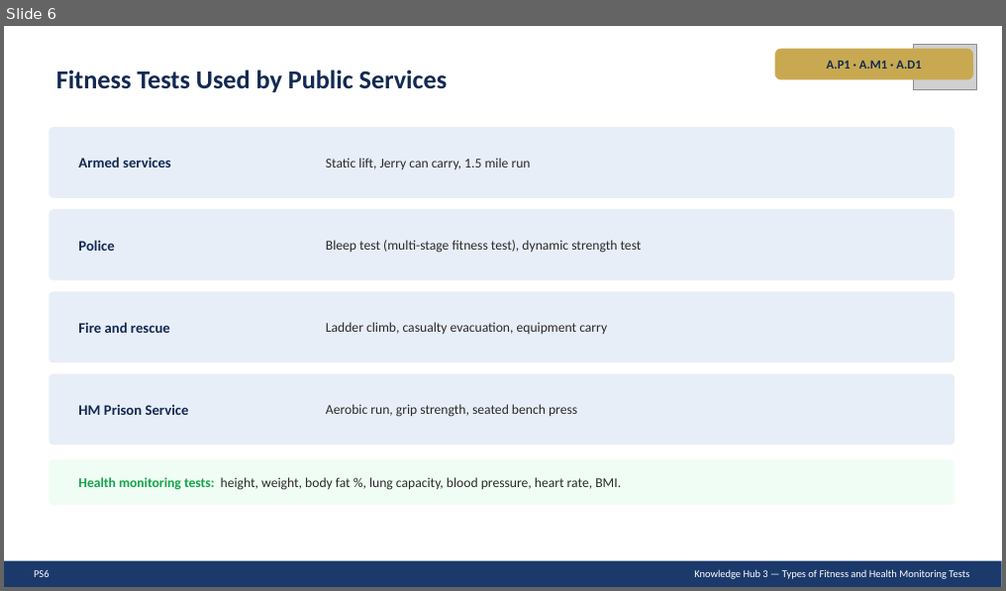
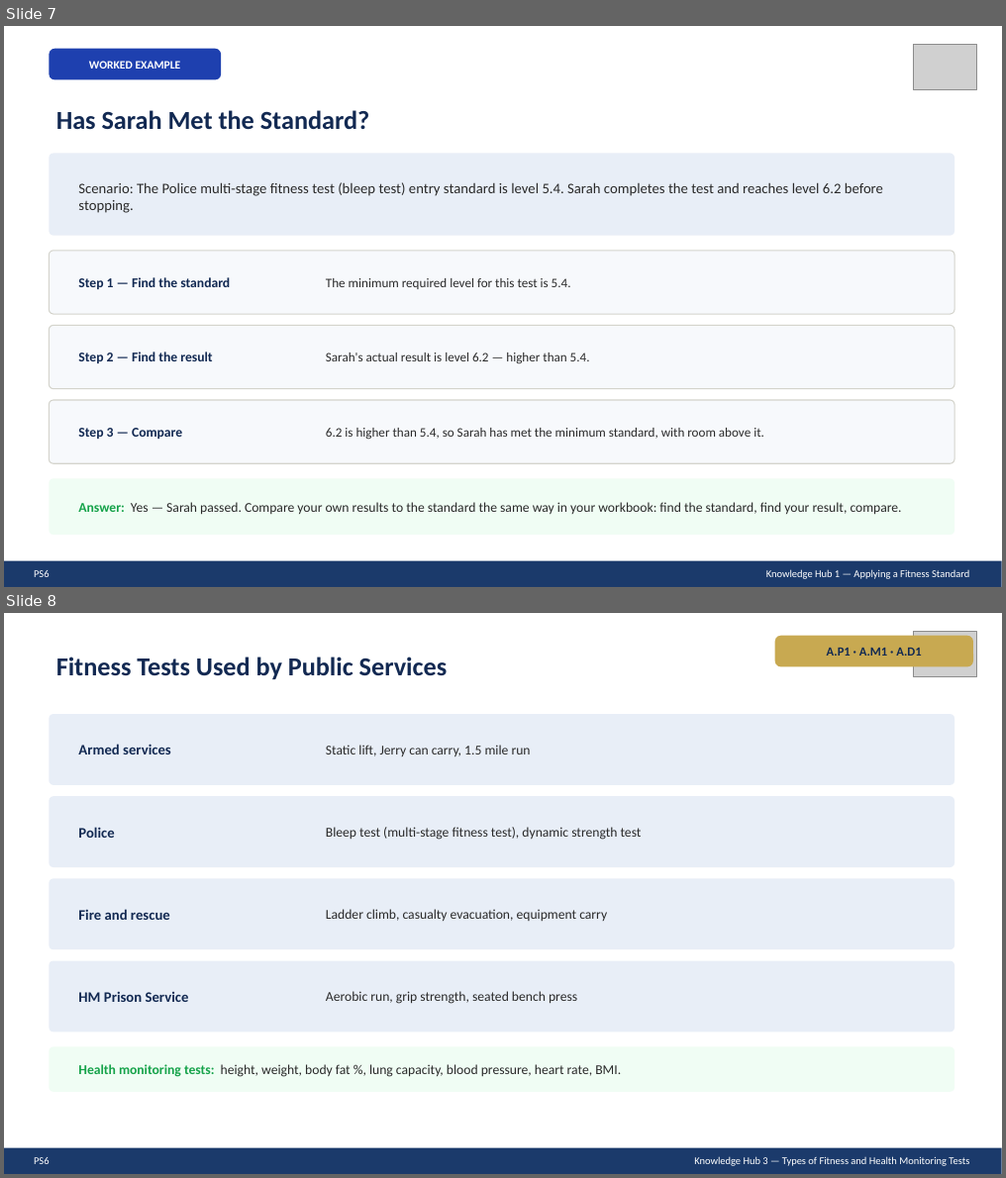
Before and after one commit to JJ2026Outdoor/ACOutdoorEd, a slide deck: PS6TakingPartFitnessTestingSlides.pptx. Shown one above the other, each under a label of ours: slide 6 before the commit, slides 7 and 8 after it. The pictures are 1006x591 and 1006x1178 pixels, drawn with LibreOffice and Linux fonts; fonts in the diff are those of the drawing; grey boxes stand for pictures. Boxes give left, top, right and bottom in pixels: in the first picture for what was removed or moved away, otherwise in the second. Text is boxed around its words. In the diff, an @@ line names an element or a change of style, - is before the commit and + after.

```diff
--- a/PS6TakingPartFitnessTestingSlides.pptx
+++ b/PS6TakingPartFitnessTestingSlides.pptx
@@ slide 7 added at <box>4,26,1002,587</box>, background #FFFFFF @@
@@ rounded rectangle added at <box>49,49,221,79</box>, fill #1E40AF @@
@@ picture added at <box>914,45,977,89</box> @@
@@ text added at <box>89,61,181,69</box>, 11 pt, text #FFFFFF, bold @@
+WORKED EXAMPLE
@@ text added at <box>56,110,369,129</box>, 25 pt, text #122952, bold @@
+Has Sarah Met the Standard?
@@ rounded rectangle added at <box>49,154,954,236</box>, fill #E8EEF7 @@
@@ text added at <box>78,182,883,213</box>, 14 pt, text #2A2A2A @@
+Scenario: The Police multi-stage fitness test (bleep test) entry standard is level 5.4. Sarah completes the test and reaches level 6.2 before stopping.
@@ rounded rectangle added at <box>49,251,954,314</box>, fill #F7F9FC, outline #D4D4CC 1 pt @@
@@ text added at <box>78,277,230,289</box>, 13 pt, text #122952, bold @@
+Step 1 — Find the standard
@@ text added at <box>326,278,571,289</box>, 12.5 pt, text #2A2A2A @@
+The minimum required level for this test is 5.4.
@@ rounded rectangle added at <box>49,325,954,389</box>, fill #F7F9FC, outline #D4D4CC 1 pt @@
@@ text added at <box>78,352,212,364</box>, 13 pt, text #122952, bold @@
+Step 2 — Find the result
@@ text added at <box>326,353,590,365</box>, 12.5 pt, text #2A2A2A @@
+Sarah's actual result is level 6.2 — higher than 5.4.
@@ rounded rectangle added at <box>49,400,954,464</box>, fill #F7F9FC, outline #D4D4CC 1 pt @@
@@ text added at <box>78,428,182,439</box>, 13 pt, text #122952, bold @@
+Step 3 — Compare
@@ text added at <box>326,428,764,440</box>, 12.5 pt, text #2A2A2A @@
+6.2 is higher than 5.4, so Sarah has met the minimum standard, with room above it.
@@ rounded rectangle added at <box>49,478,954,535</box>, fill #F0FDF4 @@
@@ text added at <box>78,502,902,515</box>, 13 pt, text #2A2A2A @@
+Answer: Yes — Sarah passed. Compare your own results to the standard the same way in your workbook: find the standard, find your result, compare.
@@ rectangle added at <box>4,562,1002,587</box>, fill #1B3A6B @@
@@ text added at <box>34,570,49,577</box>, 10 pt, text #FFFFFF @@
+PS6
@@ text added at <box>766,570,969,579</box>, 10 pt, text #FFFFFF @@
+Knowledge Hub 1 — Applying a Fitness Standard
@@ what was slide 6 is now slide 8 @@
```
Also in this commit, not shown: 3 slides changed, 2 other slides added, 2 other files.
